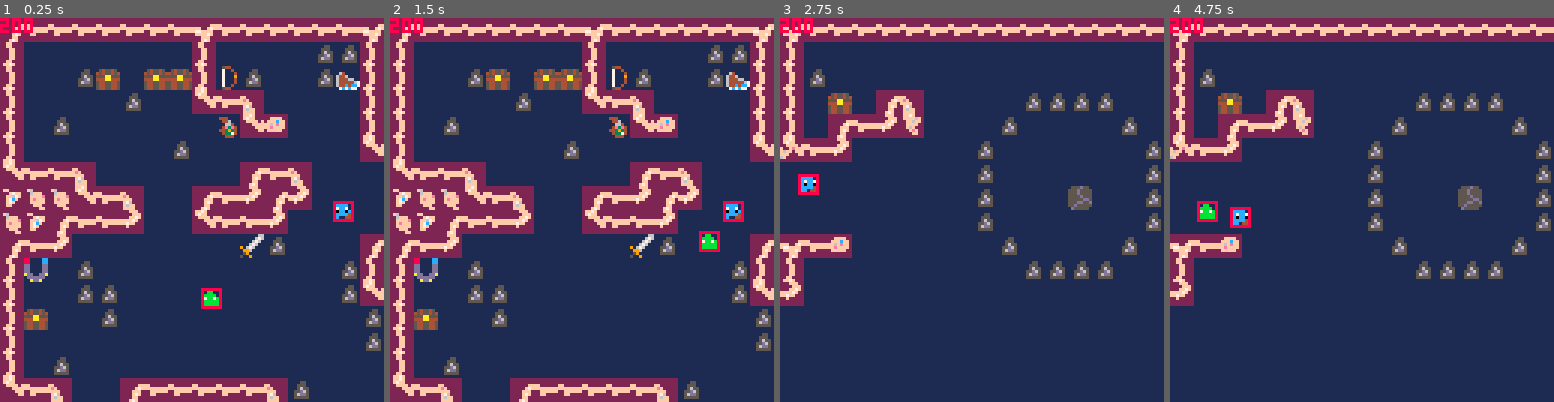
Above: before the commit, frames 1-4 (left to right).
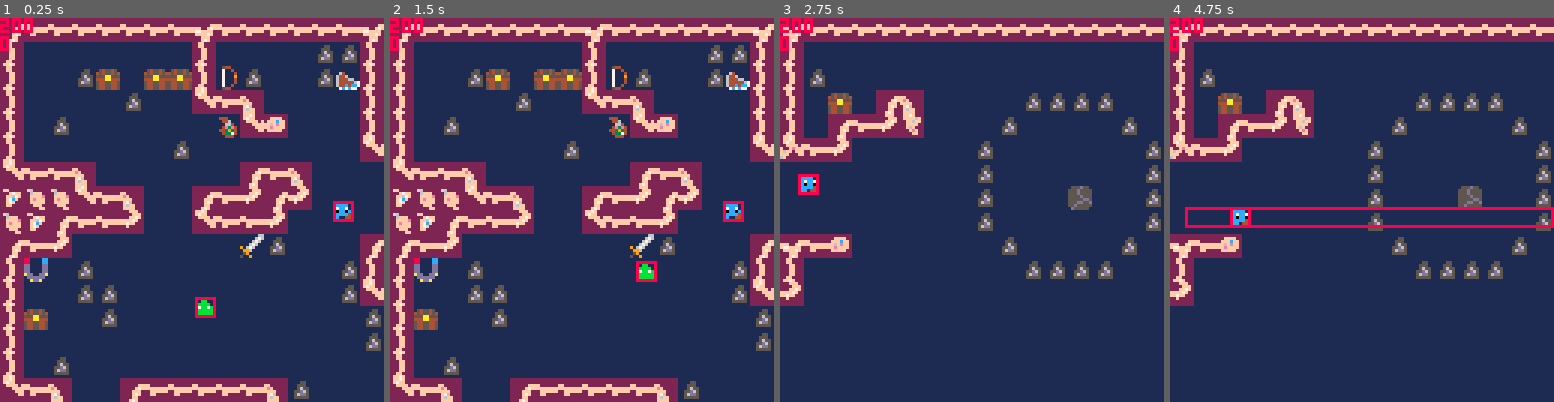
Above: after the commit, the same moments.

Repository: s-france/pico8GameS
Game: PICO-8 cartridge squid.p8
Same seed, same stepped clock (60 frames per second), same inputs: the game is played once before the commit and once after it.
Inputs:
- Up to frame 1 (0.25 s): no input
- Up to frame 2 (1.5 s): tap X (X key) at 0.33, 1.07 s; tap O (Z key) at 0.7 s
- Up to frame 3 (2.75 s): hold Right 1.6-2.1 s; tap O (Z key) at 1.7, 2.1, 2.5 s; tap X (X key) at 1.85 s; hold Up 2.15-2.42 s; hold Right from 2.47 s (still down)
- Up to frame 4 (4.75 s): tap O (Z key) every 0.4 s from 2.9 to 4.5 s; tap X (X key) at 2.97, 4.08 s; release Right at 3.03 s; hold Left 3.08-3.58 s; hold Down 3.63-3.97 s; hold Right 4.02-4.68 s; hold Up from 4.73 s (still down)

The runs differ from the first frame. In frame 1, 0.5% of the frame differs, in the area x 0-58%, y 4-79%; in frame 2, 0.6%; in frame 3, less than 0.1%; in frame 4, 1.8%, in the area x 0-100%, y 4-55%.

Commit message:
knockback + solid colliders
sword now knocks enemy to the right.  Still need to come up with a way to set direction from hb.

Diff:
--- a/squid.p8
+++ b/squid.p8
@@ -16,6 +16,7 @@
 // objectpools
 function _init()
  cls()
+ coroutines = {}
 	hitboxes = {}
 	objectpool = {}
 
@@ -66,8 +67,14 @@
 function _update()
 	//get_mapdata(80,16,16,32)
 	initialmenu()
+	foreach(objectpool,type_update)
+
+	foreach(coroutines, update_coroutine)
+
 	foreach(objectpool,update_object)
 	foreach(hitboxes, update_hitbox)
+
+	//foreach(coroutines, update_coroutine)
 
 	if (xest(player.x/8) == 1 and xest(player.y/8) == 1 and level_slots["loaded"] == "overworld") then
 	 load_level("testing")
@@ -82,17 +89,28 @@
 end
 
 
+function type_update(obj)
+	--type-specific update
+	if(obj.update != nil) then
+		obj.update(obj)
+	end
+end
+
+
 function update_object(obj)
-
 	if obj.isalive == false then
 	 del(objectpool, obj)
 		del(hitboxes, obj.hb)
 	end
 
+	//i moved this to it's own func^^
+	//for sequencing reasons
+	--[[
 	--type-specific update
 	if(obj.update != nil) then
 		obj.update(obj)
 	end
+	--]]
 
 	--track lifetime
 	--lifetime based on hp
@@ -115,6 +133,29 @@
 		obj.isalive = false
 	end
 
+
+	--prevent solid objects from entering walls
+	if obj.hb!=nil and obj.hb.issolid then
+		if obj.dx<0 and 0 < #searchmapcols(obj.hb, 0b1, 0,1, -(obj.hb.right-obj.hb.left),-1) then
+			obj.dx = 0
+		end
+
+		if obj.dx>0 and 0 < #searchmapcols(obj.hb, 0b1, (obj.hb.right-obj.hb.left),1, 0,-1) then
+			obj.dx = 0
+		end
+
+		if obj.dy<0 and 0 < #searchmapcols(obj.hb, 0b1, 1,0, -1,-(obj.hb.bot-obj.hb.top)) then
+			obj.dy = 0
+		end
+
+		if obj.dy>0 and 0 < #searchmapcols(obj.hb, 0b1, 1,(obj.hb.bot-obj.hb.top), -1,0) then
+			obj.dy = 0
+		end
+
+	end
+
+
+
 	--movement
 	obj.x += obj.dx
 	obj.y += obj.dy
@@ -131,6 +172,12 @@
 	obj.mapposx, obj.mapposy = map_pos(obj.x,obj.y)
 	obj.mapcellx, obj.mapcelly = map_cell(obj.x+4,obj.y+4)
 
+end
+
+function update_coroutine(cr)
+	if not coresume(cr) then
+		del(coroutines,cr)
+	end
 end
 
 
@@ -165,6 +212,8 @@
 	--print(flr(idxtopoint(idx).y))
 
 	print(testenmy.hp)
+
+	print(#coroutines)
 
 	//local mapx,mapy = map_cell(player.x+2,player.y+2)
 	//draw_path(astar(mapx,mapy, 8,12))
@@ -234,7 +283,7 @@
  player.slotflag = 0
 	player.invis = false
 	--player hurtbox, tag = 0
- player.hb = add_hitbox(0, 4,4, 6,6, -1, 0,player_oncollision, player_onmapcollision, player)
+ player.hb = add_hitbox(0, 4,4, 6,6, -1, true, 0,player_oncollision, player_onmapcollision, player)
 end
 
 // move player
@@ -252,16 +301,16 @@
 	player.dy = 0
 	player.diag = false
 
-	if (btn(0) and 0 == #searchmapcols(player.hb, 0b1, 0,1, -(player.hb.right-player.hb.left),-1)) then
+	if (btn(0)  )then//and 0 == #searchmapcols(player.hb, 0b1, 0,1, -(player.hb.right-player.hb.left),-1)) then
   player.dx-=1.001
 	end
-	if (btn(1) and 0 == #searchmapcols(player.hb, 0b1, (player.hb.right-player.hb.left),1, 0,-1)) then
+	if (btn(1)  )then//and 0 == #searchmapcols(player.hb, 0b1, (player.hb.right-player.hb.left),1, 0,-1)) then
   player.dx+=1.001
 	end
-	if (btn(2) and 0 == #searchmapcols(player.hb, 0b1, 1,0, -1,-(player.hb.bot-player.hb.top))) then
+	if (btn(2)  )then//and 0 == #searchmapcols(player.hb, 0b1, 1,0, -1,-(player.hb.bot-player.hb.top))) then
   player.dy-=1.001
 	end
-	if (btn(3) and 0 == #searchmapcols(player.hb, 0b1, 1,(player.hb.bot-player.hb.top), -1,0)) then
+	if (btn(3)  )then//and 0 == #searchmapcols(player.hb, 0b1, 1,(player.hb.bot-player.hb.top), -1,0)) then
   player.dy+=1.001
 	end
 
@@ -439,6 +488,7 @@
 																							6, //length
 																							6,	//height
 																							-1,
+																							true,
 																							0,
 																							enm1_oncollision, //add oncollision function
 																							nil, //onmapcollision function
@@ -457,15 +507,18 @@
 	local path = astar(enm1.mapcellx,enm1.mapcelly,
 														enm1.target.mapcellx,enm1.target.mapcelly)
 
-	if path != nil and path[1] != nil then
-		local pointx,pointy = map_coord(path[1].x, path[1].y)
-
-		move_toward(enm1, pointx,pointy, 1)
-	else
+
+	if path != nil then
+		if #path <= 1 then
+			move_toward(enm1, enm1.target.x,enm1.target.y, .5)
+		else
+			local pointx,pointy = map_coord(path[1].x, path[1].y)
+			move_toward(enm1, pointx,pointy, .5)
+		end
+	else --add idle behavior here
 		enm1.dx = 0
 		enm1.dy = 0
 	end
-
 
 end
 
@@ -487,8 +540,27 @@
 
 
 function enm1_oncollision(enm1hb, otherhb)
-
-
+	--sword
+	if otherhb.tag == 4 then
+		knockback(enm1hb.parent, 2,0, 4)
+	end
+
+end
+
+
+function knockback(
+obj,dx,dy, duration)
+
+  local c = cocreate(function()
+    for i=1,duration do
+     obj.dx = dx
+     obj.dy = dy
+
+     yield()
+    end
+  end)
+
+  add(coroutines,c)
 end
 -->8
 -- particle effects
@@ -623,6 +695,7 @@
 																					hb.xlen,
 																					hb.ylen,
 																					-1,
+																					hb.issolid,
 																					hb.damage,
 																					hb.oncollision,
 																					hb.onmapcollision,
@@ -661,7 +734,7 @@
 
 	set_movement_from_face(bomb,input_face,0)
 
-	bomb.hb = add_hitbox(2,4,5,5,5,-1, 0, bomb_oncollision, nil, bomb)
+	bomb.hb = add_hitbox(2,4,5,5,5,-1, false, 0, bomb_oncollision, nil, bomb)
 
 end
 
@@ -685,6 +758,7 @@
  											bomb.x+4,bomb.y+4,
  											24,24,
  											3,
+ 											false,
  											50,
  											explo_oncollision,
  											nil)
@@ -694,6 +768,7 @@
  											bomb.x+4,bomb.y+4,
  											16,16,
  											3,
+ 											false,
  											17,
  											nil,
  											explo_onmapcollision)
@@ -967,7 +1042,7 @@
 			if player.face == k then
 				//sword particle + hitbox
 				add_partsys(v[3],v[4], v[5],v[6], v[7], v[8], v[9],v[10], v[11],v[12],v[13], player, false, false,
-					add_hitbox(4, 0, 0, 0,0, 0, 1, sword_oncollision, sword_onmapcollision))
+					add_hitbox(4, 0, 0, 0,0, 0, false, 1, sword_oncollision, sword_onmapcollision))
 
 			end
 		end
@@ -1031,6 +1106,7 @@
 																				xlen, //length
 																				ylen,	//height
 																				duration,
+																				issolid,
 																				damage,
 																				oncolfunc, //oncollision function
 																				onmapcolfunc, //onmapcollision function
@@ -1043,12 +1119,12 @@
 	hitbox.xlen = xlen
 	hitbox.ylen = ylen
 
+	hitbox.issolid = issolid
 
 	--lifetime of hb
 	---set duration = -1
 	---for parent-based lifetime
 	hitbox.duration = duration
-
 	hitbox.damage = damage
 
 	//oncollision() function
@@ -1324,7 +1400,7 @@
   arrow.y = flr(player.y)+0.5
 	end
 
-	arrow.hb = add_hitbox(1,4,4,3,3,-1, 80,  arrow_oncollision, arrow_onmapcollision, arrow)
+	arrow.hb = add_hitbox(1,4,4,3,3,-1, true, 80,  arrow_oncollision, arrow_onmapcollision, arrow)
 
 end
 
